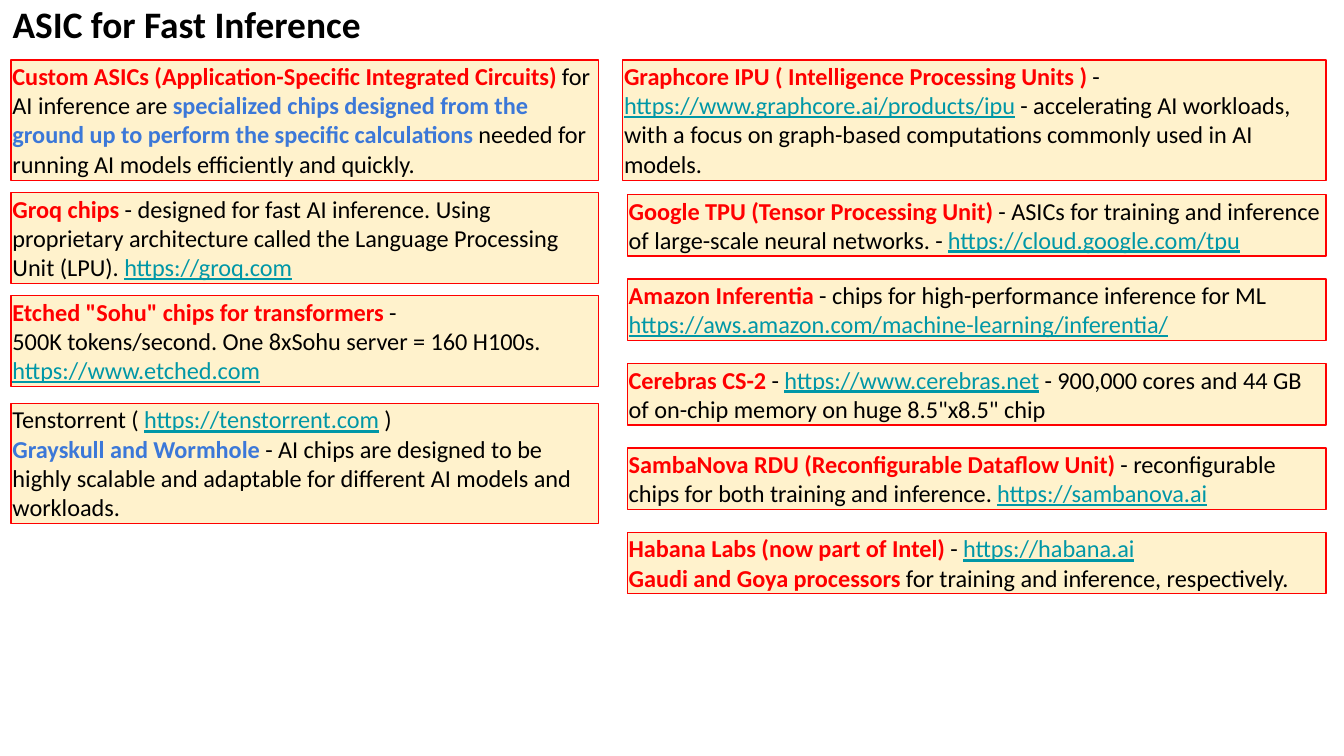
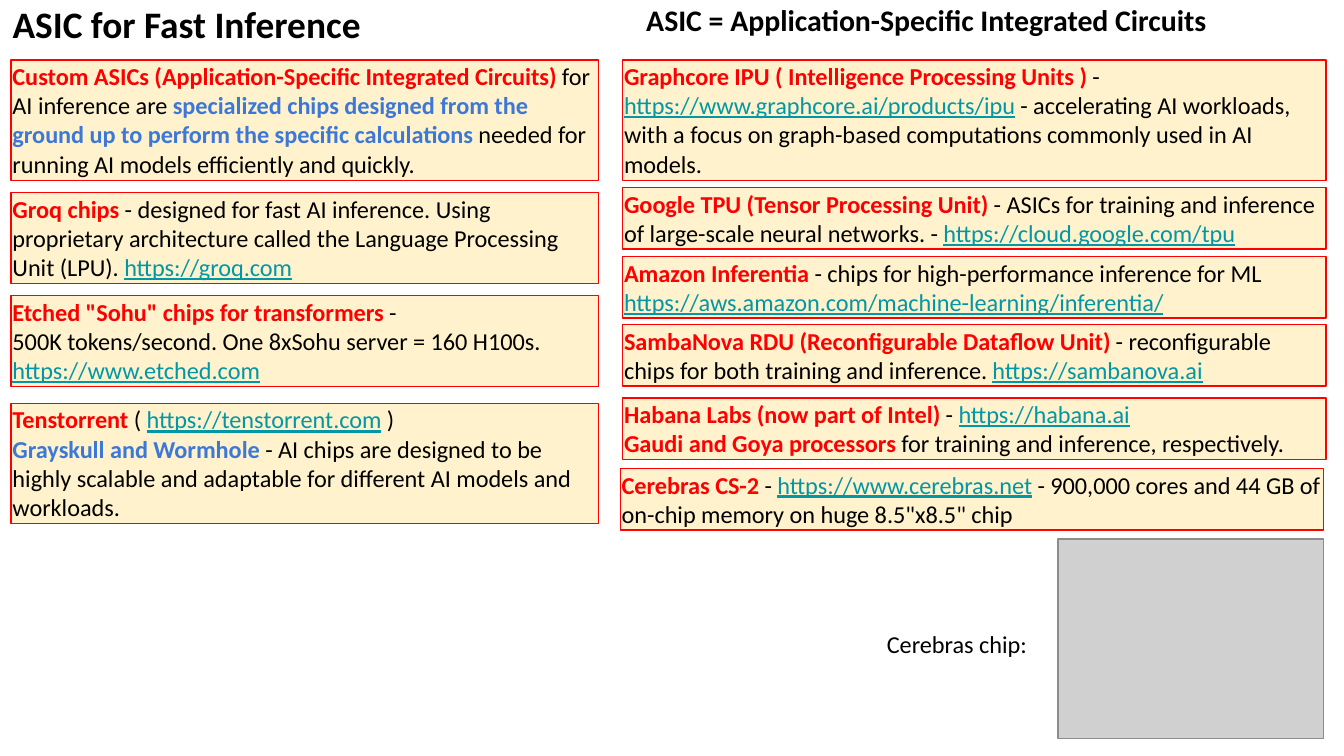
Before and after one commit to lselector/seminar, a slide deck: slide 9 of 2024/2024-07-18-AI-Updates.pptx (slide 7 before the commit). Drawn at 1344x756 pixels with LibreOffice and Linux fonts; fonts in the diff are those of the drawing; grey boxes stand for pictures. Boxes give left, top, right and bottom in pixels: in the first picture for what was removed or moved away, otherwise in the second. Text is boxed around its words. In the diff, an @@ line names an element or a change of style, - is before the commit and + after.

```diff
--- a/2024/2024-07-18-AI-Updates.pptx
+++ b/2024/2024-07-18-AI-Updates.pptx
@@ text added at bbox=[646, 10, 1206, 36], 16 pt, text #000000, bold @@
+ASIC = Application-Specific Integrated Circuits
@@ rectangle "Google TPU (Tensor Processing Unit) ...": place and size @@
-rectangle "Google TPU (Tensor Processing Unit) ..." at bbox=[628, 195, 1327, 257]
+rectangle "Google TPU (Tensor Processing Unit) ..." at bbox=[622, 188, 1325, 250]
@@ rectangle "Amazon Inferentia - chips for ...": place and size @@
-rectangle "Amazon Inferentia - chips for ..." at bbox=[628, 280, 1327, 341]
+rectangle "Amazon Inferentia - chips for ..." at bbox=[622, 257, 1325, 319]
@@ rectangle "SambaNova RDU (Reconfigurable Dataflow Unit) ...": place and size @@
-rectangle "SambaNova RDU (Reconfigurable Dataflow Unit) ..." at bbox=[628, 448, 1327, 509]
+rectangle "SambaNova RDU (Reconfigurable Dataflow Unit) ..." at bbox=[622, 325, 1325, 387]
@@ text in rectangle at bbox=[12, 411, 382, 433]: text colour #000000 to #FF0000, bold on in "Tenstorrent" @@
@@ rectangle "Habana Labs (now part of ...": place and size @@
-rectangle "Habana Labs (now part of ..." at bbox=[628, 532, 1327, 594]
+rectangle "Habana Labs (now part of ..." at bbox=[622, 398, 1325, 460]
@@ rectangle "Cerebras CS-2 - https://www.cerebras.net - ...": place and size @@
-rectangle "Cerebras CS-2 - https://www.cerebras.net - ..." at bbox=[628, 363, 1327, 425]
+rectangle "Cerebras CS-2 - https://www.cerebras.net - ..." at bbox=[621, 469, 1324, 531]
@@ picture added at bbox=[1058, 539, 1324, 738] @@
@@ text added at bbox=[887, 636, 1027, 657], 13 pt, text #000000 @@
+Cerebras chip:
```
Also in this commit, not shown: 5 other slides changed, 2 slides added, 1 slide removed.
